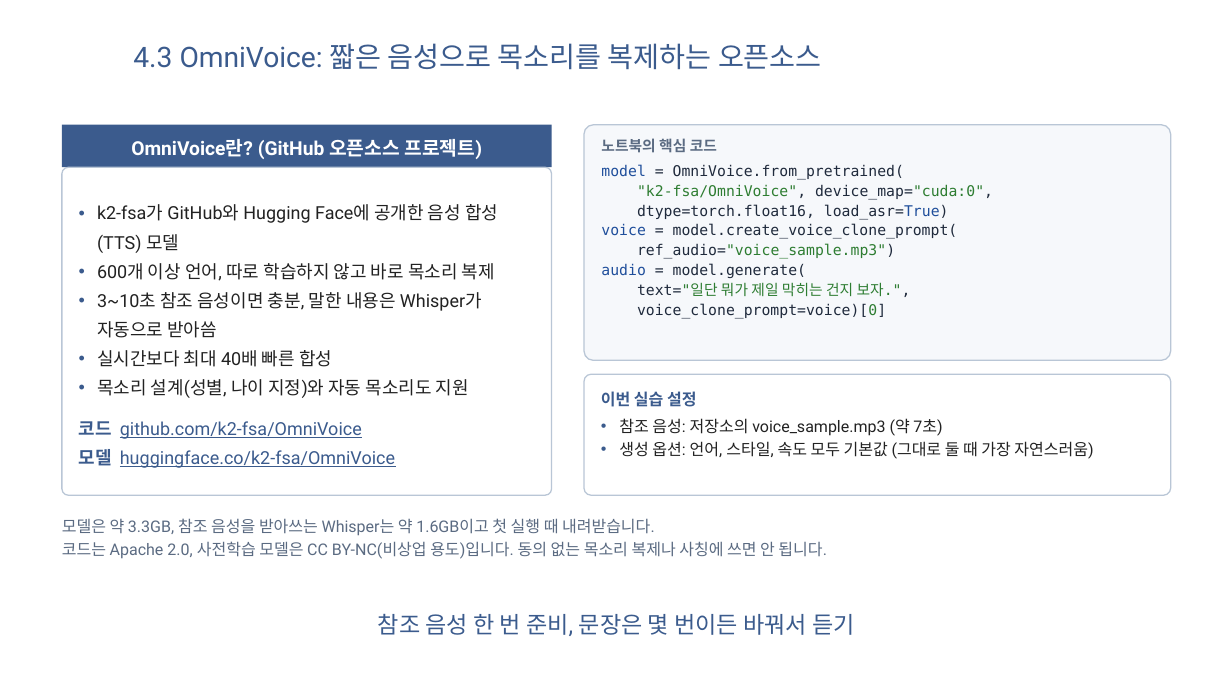
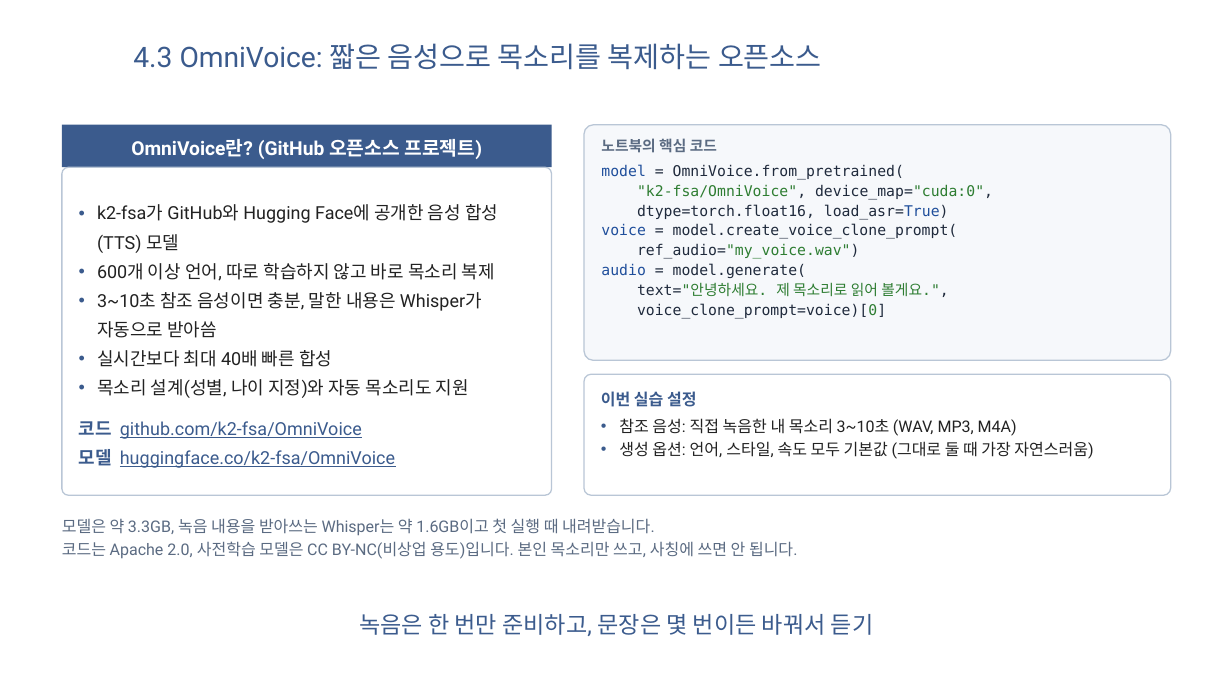
Before and after one commit to jumincho/AI-JBNU-2026, a slide deck: slide 54 of AI-JBNU-2026-jumincho.pptx. Drawn at 1232x693 pixels with LibreOffice and Linux fonts; fonts in the diff are those of the drawing; background and template pictures are left out. Boxes give left, top, right and bottom in pixels: in the first picture for what was removed or moved away, otherwise in the second. Text is boxed around its words. In the diff, an @@ line names an element or a change of style, - is before the commit and + after.

```diff
--- a/AI-JBNU-2026-jumincho.pptx
+++ b/AI-JBNU-2026-jumincho.pptx
@@ text in rounded rectangle at (637, 243, 860, 259): text changed @@
-ref_audio="voice_sample.mp3")
+ref_audio="my_voice.wav")
@@ text in rounded rectangle at (637, 282, 949, 297): text changed @@
-text="일단 뭐가 제일 막히는 건지 보자.",
+text="안녕하세요. 제 목소리로 읽어 볼게요.",
@@ text in rounded rectangle at (619, 418, 1017, 436): text changed @@
-• 참조 음성: 저장소의 voice_sample.mp3 (약 7초)
+• 참조 음성: 직접 녹음한 내 목소리 3~10초 (WAV, MP3, M4A)
@@ text at (62, 518, 797, 559): text changed @@
-모델은 약 3.3GB, 참조 음성을 받아쓰는 Whisper는 약 1.6GB이고 첫 실행 때 내려받습니다.
-코드는 Apache 2.0, 사전학습 모델은 CC BY-NC(비상업 용도)입니다. 동의 없는 목소리 복제나 사칭에 쓰면 안 됩니다.
+모델은 약 3.3GB, 녹음 내용을 받아쓰는 Whisper는 약 1.6GB이고 첫 실행 때 내려받습니다.
+코드는 Apache 2.0, 사전학습 모델은 CC BY-NC(비상업 용도)입니다. 본인 목소리만 쓰고, 사칭에 쓰면 안 됩니다.
@@ text at (359, 614, 874, 636): text changed @@
-참조 음성 한 번 준비, 문장은 몇 번이든 바꿔서 듣기
+녹음은 한 번만 준비하고, 문장은 몇 번이든 바꿔서 듣기
```
Also in this commit, not shown: 7 other slides changed, 6 other files.
